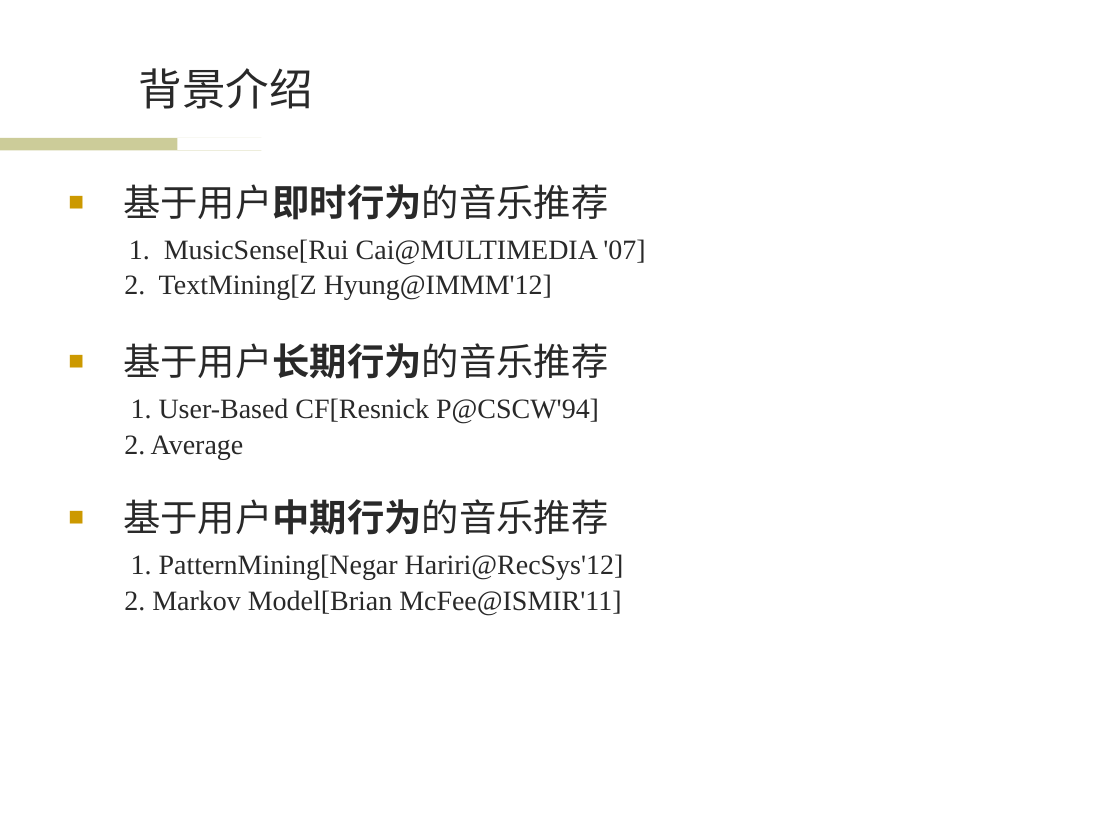
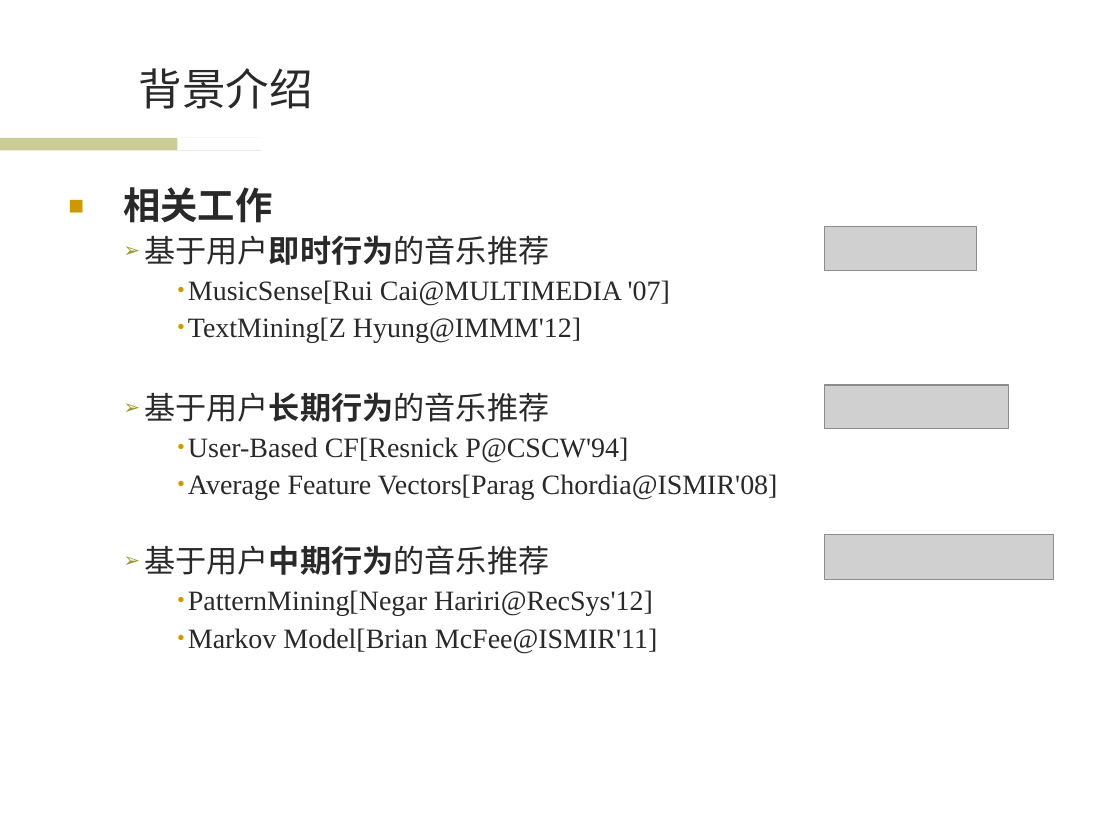
Before and after one commit to wwssttt/NJUThesis, a slide deck: slide 5 of ppt/一种基于时间序列分析的个性化音乐推荐系统及其实现.ppt (slide 4 before the commit). Drawn at 1120x840 pixels with LibreOffice and Linux fonts; fonts in the diff are those of the drawing; grey boxes stand for pictures; background and template pictures are left out. Boxes give left, top, right and bottom in pixels: in the first picture for what was removed or moved away, otherwise in the second. Text is boxed around its words. In the diff, an @@ line names an element or a change of style, - is before the commit and + after.

Commit message:
ppt3

```diff
--- a/ppt/一种基于时间序列分析的个性化音乐推荐系统及其实现.ppt
+++ b/ppt/一种基于时间序列分析的个性化音乐推荐系统及其实现.ppt
@@ text at (123, 187, 272, 223): paragraph added @@
+■ 相关工作
@@ text at (144, 235, 549, 575): size 24 to 20 pt in "基于用户即时行为的音乐推荐", "基于用户长期行为的音乐推荐", "基于用户中期行为的音乐推荐"; bullet ■ to ➢; list level 1 to 2 in "基于用户即时行为的音乐推荐"; line spacing 0.8 to 0.9; bullet colour #CC9900 to #999933; list level 1 to 2 in "基于用户长期行为的音乐推荐"; list level 1 to 2 in "基于用户中期行为的音乐推荐" @@
@@ picture added at (824, 226, 976, 270) @@
@@ text at (188, 280, 670, 343): text changed @@
-1. MusicSense[Rui Cai@MULTIMEDIA '07]
-2. TextMining[Z Hyung@IMMM'12]
+    • MusicSense[Rui Cai@MULTIMEDIA '07]
+    • TextMining[Z Hyung@IMMM'12]
@@ picture added at (824, 385, 1008, 429) @@
@@ text at (188, 437, 778, 500): text changed @@
-1. User-Based CF[Resnick P@CSCW'94]
-2. Average
+    • User-Based CF[Resnick P@CSCW'94]
+    • Average Feature Vectors[Parag Chordia@ISMIR'08]
@@ picture added at (824, 534, 1054, 579) @@
@@ text at (188, 590, 657, 653): text changed @@
-1. PatternMining[Negar Hariri@RecSys'12]
-2. Markov Model[Brian McFee@ISMIR'11]
+    • PatternMining[Negar Hariri@RecSys'12]
+    • Markov Model[Brian McFee@ISMIR'11]
```
Also in this commit, not shown: 9 other slides changed, 2 slides added, 1 slide removed.
